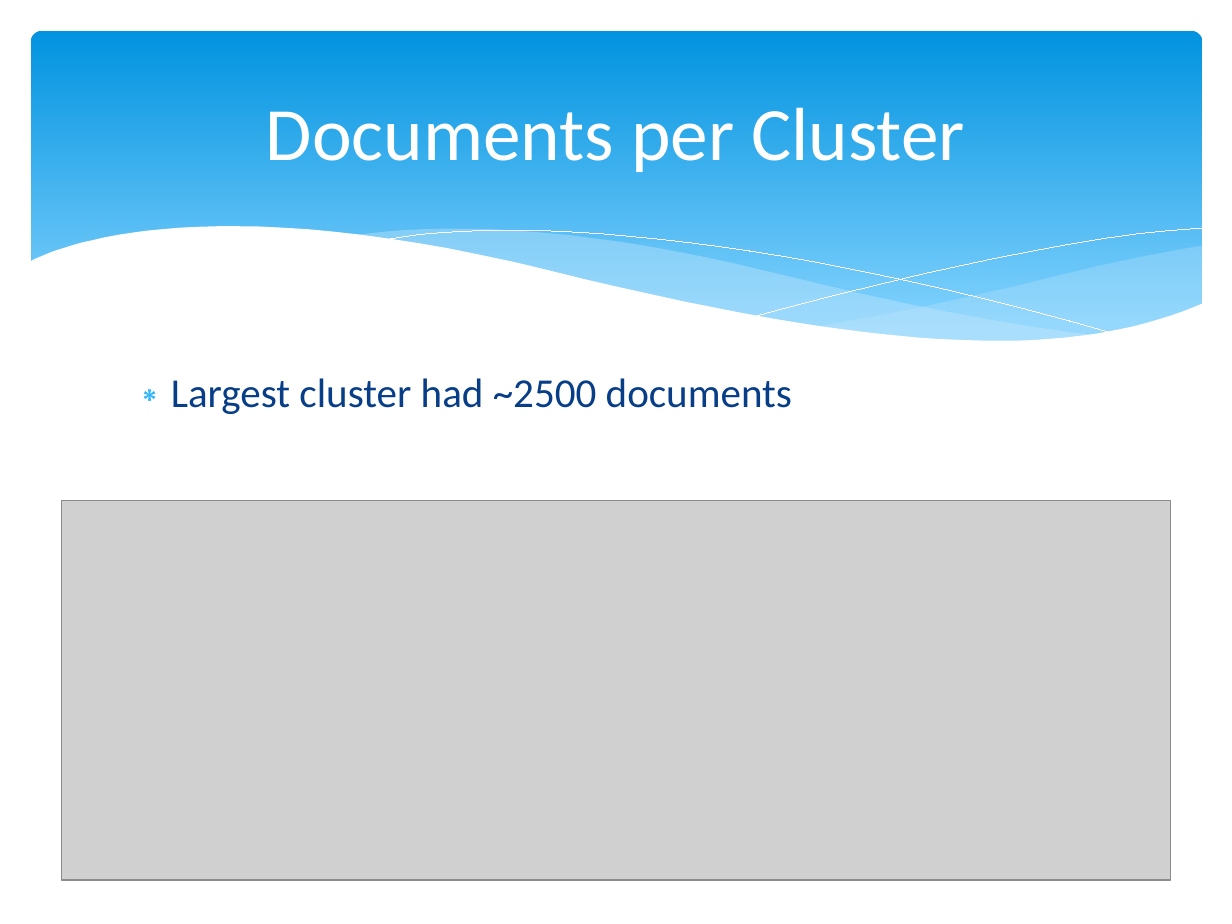
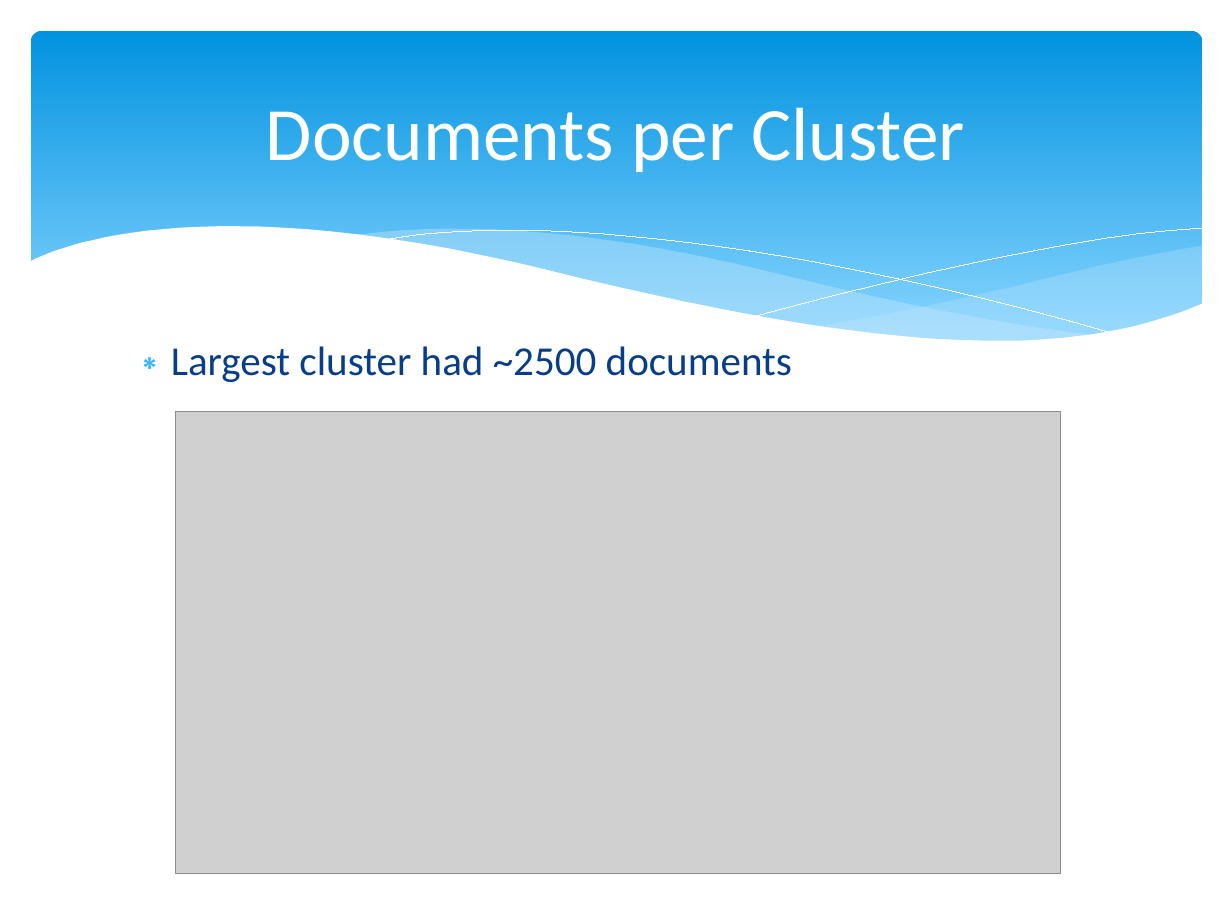
Before and after one commit to Mletter1/Challenge1, a slide deck: slide 15 of Presentation.pptx (slide 13 before the commit). Drawn at 1232x924 pixels with LibreOffice and Linux fonts; fonts in the diff are those of the drawing; grey boxes stand for pictures. Boxes give left, top, right and bottom in pixels: in the first picture for what was removed or moved away, otherwise in the second. Text is boxed around its words. In the diff, an @@ line names an element or a change of style, - is before the commit and + after.

```diff
--- a/Presentation.pptx
+++ b/Presentation.pptx
@@ text "Largest cluster had ~2500 documents": place and size @@
-text "Largest cluster had ~2500 documents" at bbox=[171, 378, 792, 414]
+text "Largest cluster had ~2500 documents" at bbox=[171, 346, 792, 382]
@@ picture: place and size @@
-picture at bbox=[62, 500, 1170, 880]
+picture at bbox=[176, 411, 1061, 873]
```
Also in this commit, not shown: 8 other slides changed, 2 slides added, 2 slides removed.
